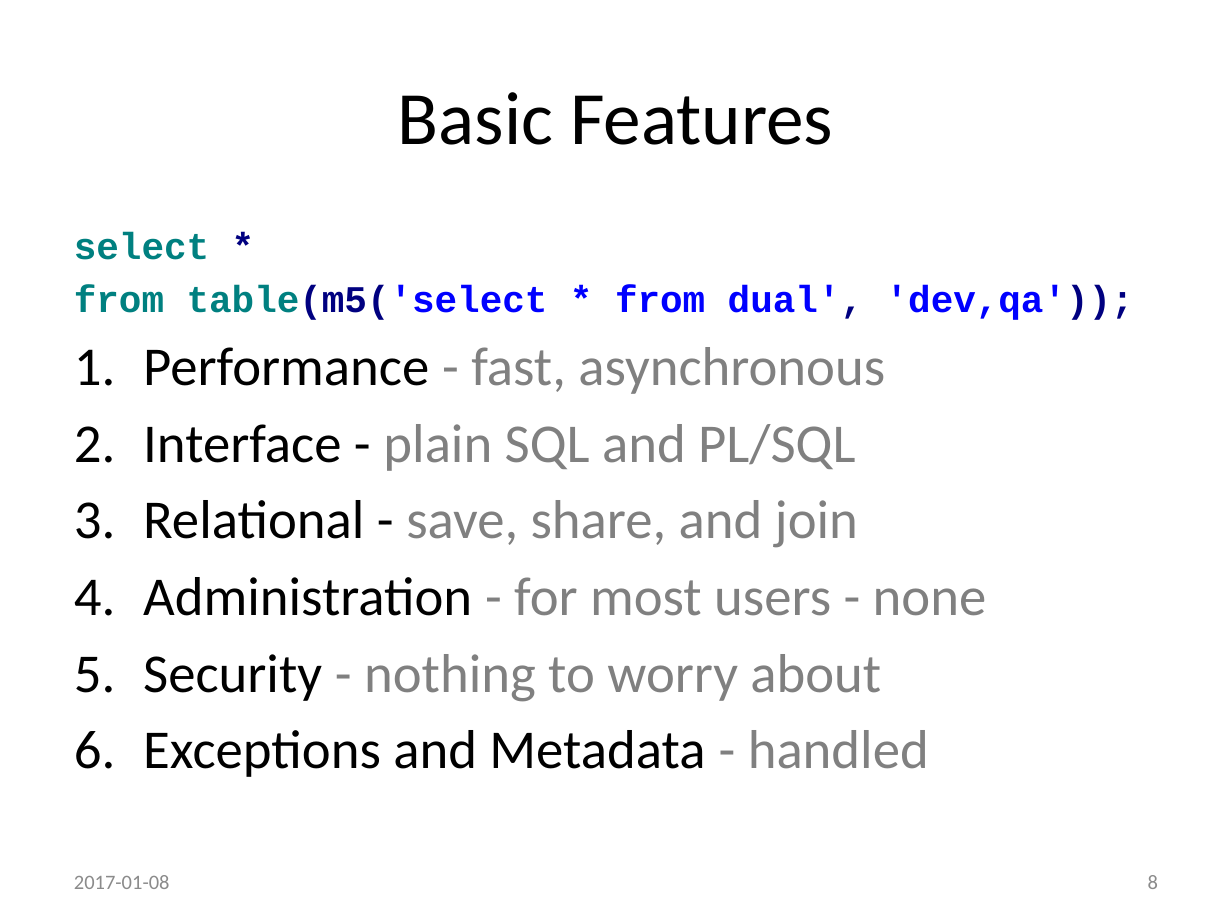
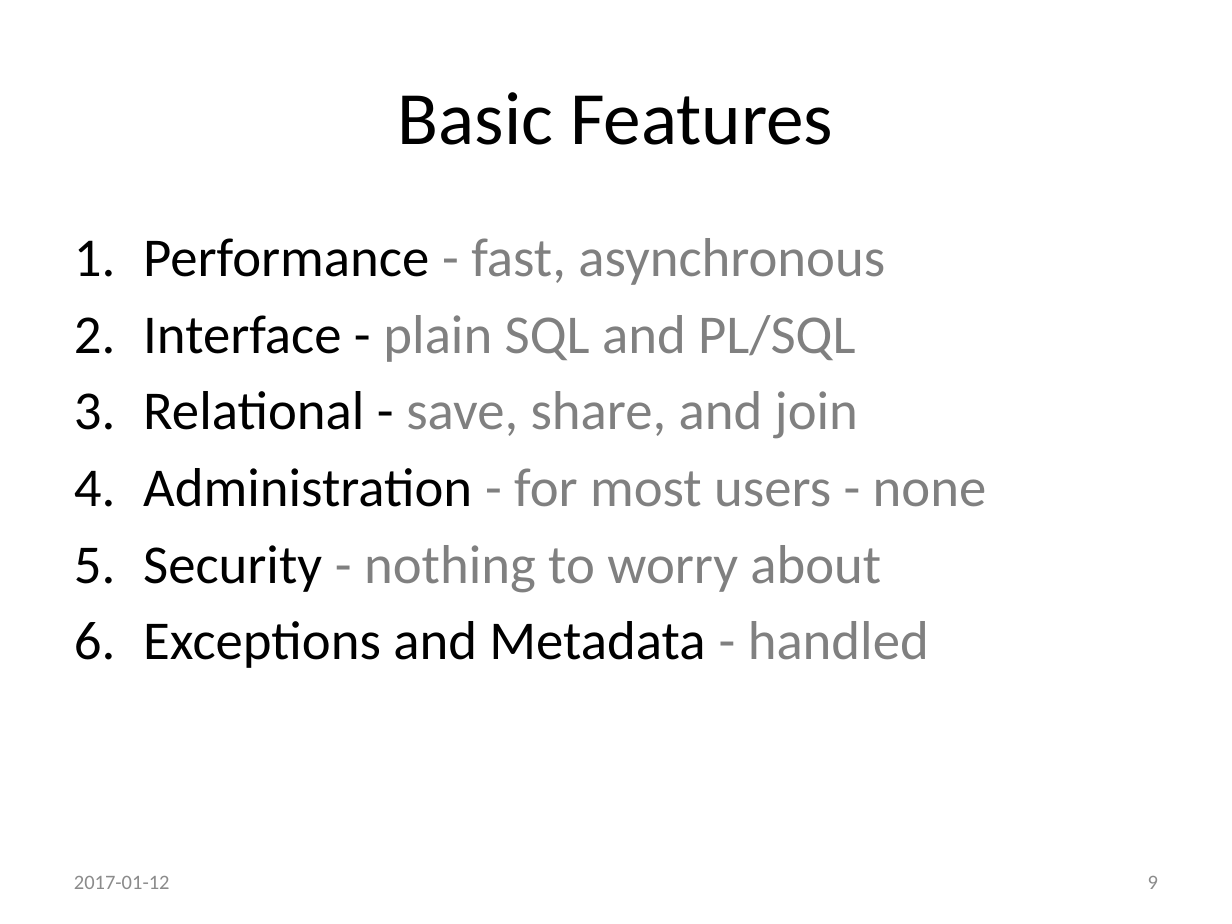
Before and after one commit to method5/method5.github.io, a slide deck: slide 9 of presentations/Method5.pptx (slide 8 before the commit). Drawn at 1232x924 pixels with LibreOffice and Linux fonts; fonts in the diff are those of the drawing; background and template pictures are left out. Boxes give left, top, right and bottom in pixels: in the first picture for what was removed or moved away, otherwise in the second. Text is boxed around its words. In the diff, an @@ line names an element or a change of style, - is before the commit and + after.

```diff
--- a/presentations/Method5.pptx
+++ b/presentations/Method5.pptx
@@ text at [74,232,1134,320]: paragraphs removed @@
-select *
-from table(m5('select * from dual', 'dev,qa'));
@@ text at [74,876,170,889]: text changed @@
-2017-01-08
+2017-01-12
@@ page number at [1148,876,1158,889]: text changed @@
-8
+9
```
Also in this commit, not shown: 14 other slides changed, 1 slide added.
